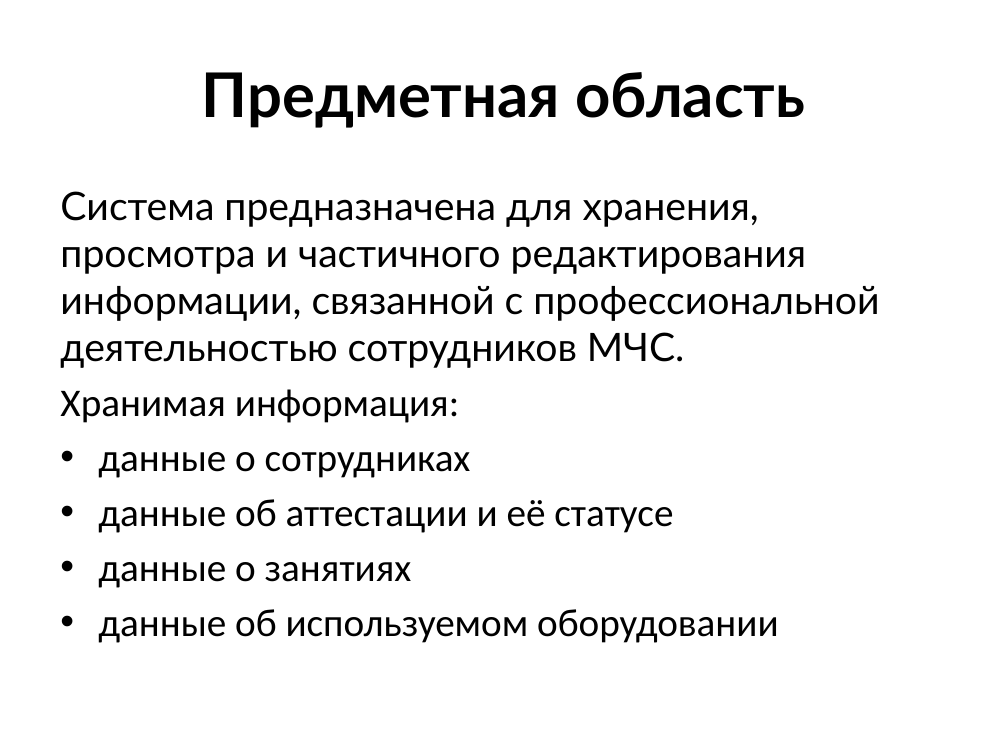
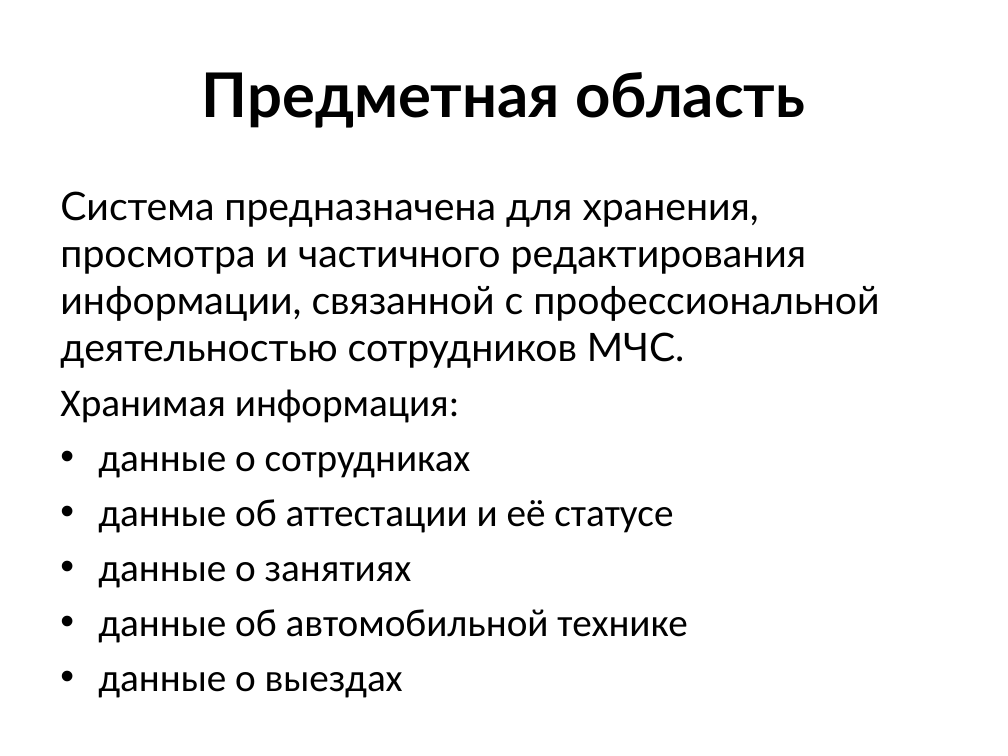
Before and after one commit to Olljux/mchs_project_DB, a slide deck: slide 2 of Проект БД.pptx. Drawn at 1008x756 pixels with LibreOffice and Linux fonts; fonts in the diff are those of the drawing. Boxes give left, top, right and bottom in pixels: in the first picture for what was removed or moved away, otherwise in the second. Text is boxed around its words. In the diff, an @@ line names an element or a change of style, - is before the commit and + after.

```diff
--- a/Проект БД.pptx
+++ b/Проект БД.pptx
@@ text at bbox=[98, 609, 687, 698]: text changed @@
-• данные об используемом оборудовании
+• данные об автомобильной технике
+• данные о выездах
```
Also in this commit, not shown: 3 other slides changed, 2 slides added, 2 slides removed, 1 other file.
